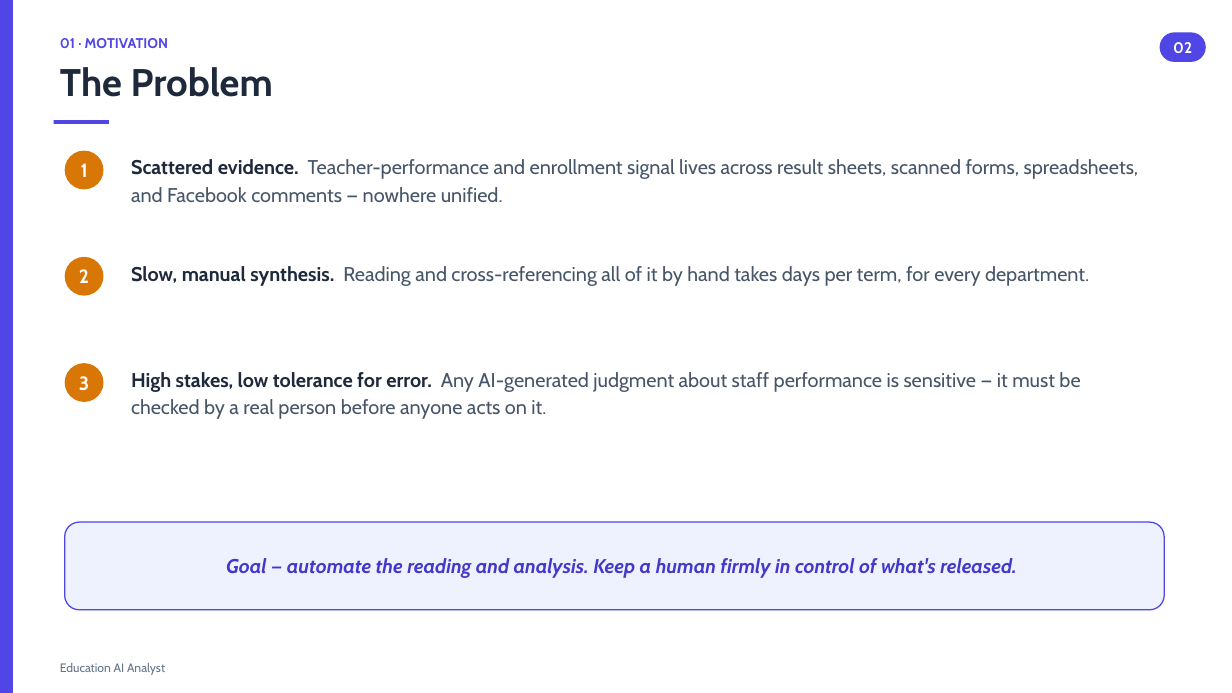
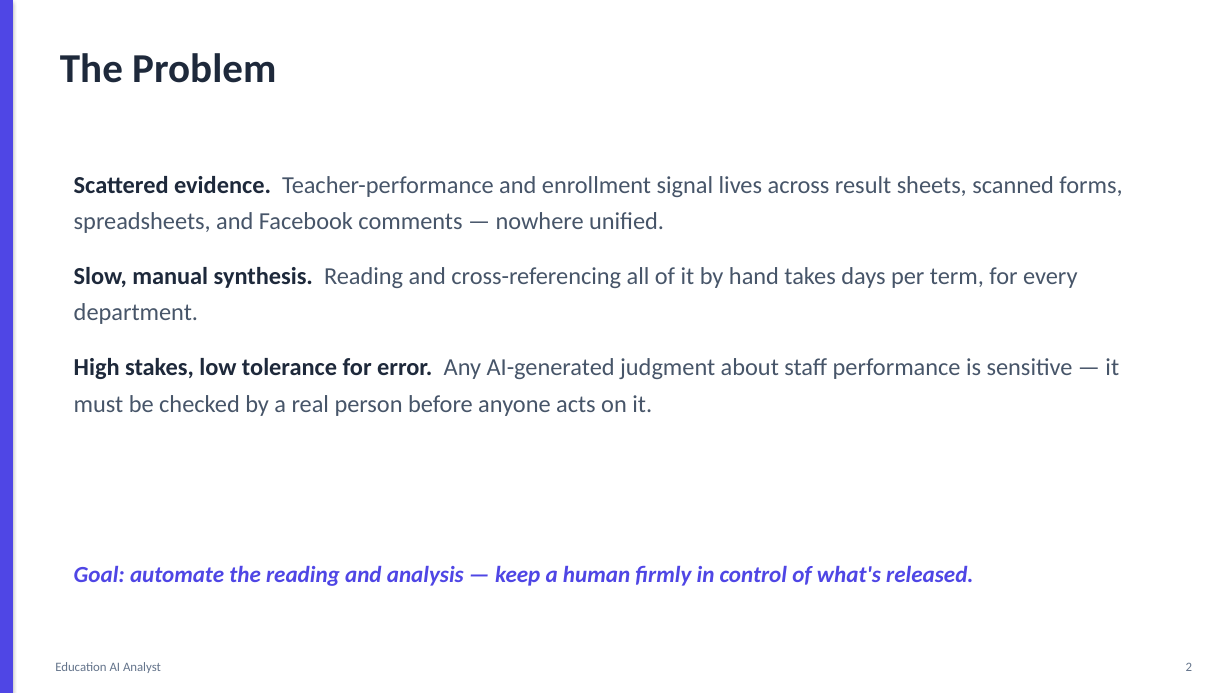
Before and after one commit to sumaiyaSultanaTarin/Education-AI-Analyst, a slide deck: slide 2 of docs/presentation-slides.pptx. Drawn at 1232x693 pixels with LibreOffice and Linux fonts; fonts in the diff are those of the drawing. Boxes give left, top, right and bottom in pixels: in the first picture for what was removed or moved away, otherwise in the second. Text is boxed around its words. In the diff, an @@ line names an element or a change of style, - is before the commit and + after.

```diff
--- a/docs/presentation-slides.pptx
+++ b/docs/presentation-slides.pptx
@@ rectangle at (0,0,13,693): shadow on @@
@@ text "The Problem": place and size @@
-text "The Problem" at (60,67,273,97)
+text "The Problem" at (60,53,276,83)
@@ text "The Problem" at (60,53,276,83): size 30 to 32 pt, font Cabin to Calibri @@
@@ text removed at (60,38,168,48) @@
-01 · MOTIVATION
@@ rounded rectangle removed at (1160,32,1206,62) @@
-02
@@ rectangle removed at (54,120,109,124) @@
@@ text "Scattered evidence. Teacher-performance and enrollment ...": place and size @@
-text "Scattered evidence. Teacher-performance and enrollment ..." at (131,372,1080,419)
+text "Scattered evidence. Teacher-performance and enrollment ..." at (74,176,1122,416)
@@ ellipse removed at (65,151,104,189) @@
-1
@@ text at (74,176,1122,324): paragraphs added @@
+Scattered evidence. Teacher-performance and enrollment signal lives across result sheets, scanned forms, spreadsheets, and Facebook comments — nowhere unified.
+Slow, manual synthesis. Reading and cross-referencing all of it by hand takes days per term, for every department.
@@ text removed at (131,159,1139,202) @@
-Scattered evidence. Teacher-performance and enrollment signal lives across result sheets, scanned forms, spreadsheets, and Facebook comments — nowhere unified.
@@ text removed at (131,266,1089,286) @@
-Slow, manual synthesis. Reading and cross-referencing all of it by hand takes days per term, for every department.
@@ text at (74,358,1119,416): size 15.5 to 19 pt, font Cabin to Calibri in "High stakes, low tolerance for error. Any ..."; line spacing 1.15 to 1.25; more space between paragraphs @@
@@ ellipse removed at (65,363,104,402) @@
-3
@@ text "Goal: automate the reading and ...": place and size @@
-text "Goal: automate the reading and ..." at (65,522,1165,610)
+text "Goal: automate the reading and ..." at (74,566,973,586)
@@ text "Goal: automate the reading and ..." at (74,566,973,586): vertical alignment middle to top; fill #EEF2FF to none; outline #4F46E5 1 pt to none @@
@@ text at (74,566,973,586): text changed; size 15.5 to 18 pt; font Cabin to Calibri; text colour #4338CA to #4F46E5 @@
-Goal — automate the reading and analysis. Keep a human firmly in control of what's released.
+Goal: automate the reading and analysis — keep a human firmly in control of what's released.
@@ text "Education AI Analyst" at (55,662,161,673): size 9.5 to 10 pt, font Cabin to Calibri @@
@@ text "2": place and size @@
-text "2" at (65,257,104,296)
+text "2" at (1186,662,1192,671)
@@ text "2" at (1186,662,1192,671): size 15 to 10 pt, font Cabin to Calibri, text colour #FFFFFF to #64748B, bold off; alignment centre to right; vertical alignment middle to top; fill #D97706 to none @@
```
Also in this commit, not shown: 9 other slides changed.
